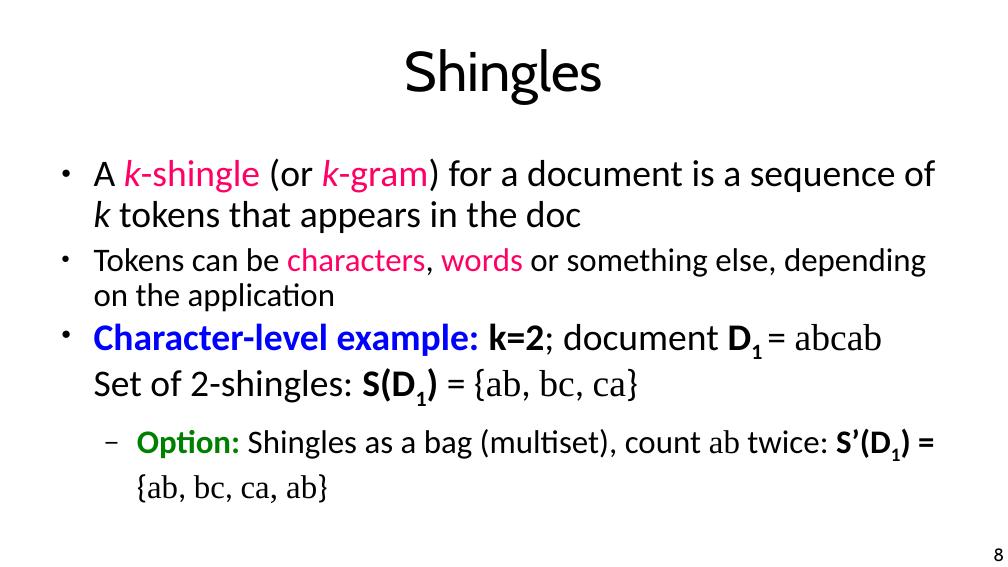
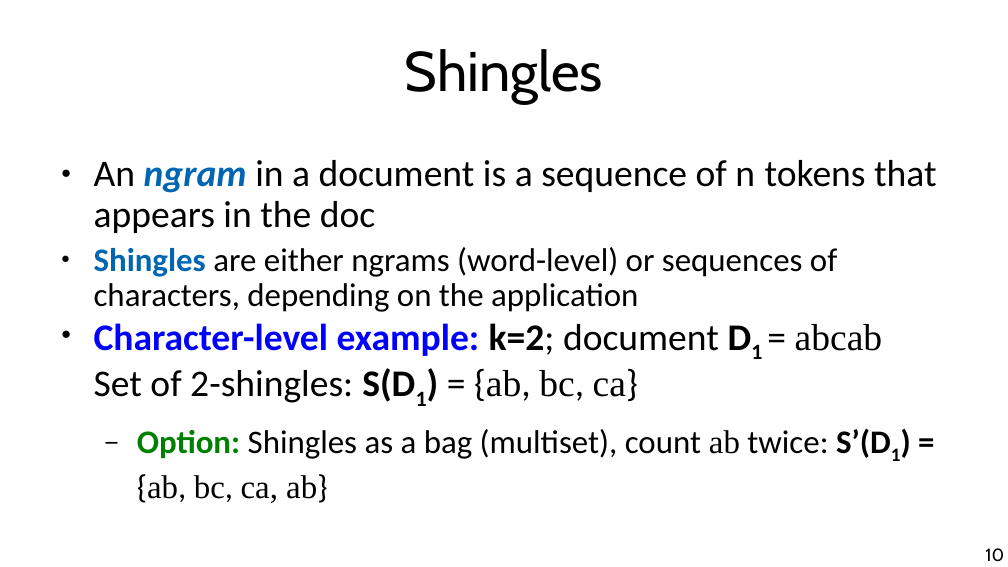
Before and after one commit to marco-calautti/data-mining-course, a slide deck: slide 10 of theory/tt04_fast_near_neighbor.odp (slide 8 before the commit). Drawn at 1008x567 pixels with LibreOffice and Linux fonts; fonts in the diff are those of the drawing. Boxes give left, top, right and bottom in pixels: in the first picture for what was removed or moved away, otherwise in the second. Text is boxed around its words. In the diff, an @@ line names an element or a change of style, - is before the commit and + after.

```diff
--- a/theory/tt04_fast_near_neighbor.odp
+++ b/theory/tt04_fast_near_neighbor.odp
@@ text at bbox=[94, 160, 936, 312]: text changed; size 29.6 to 25.9 pt @@
-● A k-shingle (or k-gram) for a document is a sequence of k tokens that appears in the doc
-● Tokens can be characters, words or something else, depending on the application
+● An ngram in a document is a sequence of n tokens that appears in the doc
+● Shingles are either ngrams (word-level) or sequences of characters, depending on the application
@@ page number at bbox=[985, 548, 1004, 562]: text changed @@
-8
+10
```
Also in this commit, not shown: 26 other slides changed, 6 slides added, 1 other file.
